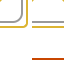
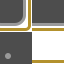
Comparing the layer stacks of the two 64x64 images. Changes:
added layer "Ellipse 1" above "Rectangle 2" over box(5, 53, 11, 59)
added layer "Rectangle 2" above "Rectangle 1" over box(0, 32, 32, 64)
added layer "Rectangle 1" above "Rounded Rectangle 3" over box(32, 0, 64, 23)
painted on "Rounded Rectangle 3" over box(0, 0, 26, 26)
painted on "Shape 2 copy 4" over box(32, 21, 64, 26)
painted on "Layer 2" over box(0, 0, 64, 64)
removed layer "Layer 1" from group "Group 1" over box(0, 0, 64, 26)
painted on "Shape 2 copy 2" over box(32, 58, 64, 63)
painted on "Shape 2 copy" over box(32, 26, 64, 31)
painted on "Rounded Rectangle 2" over box(0, 0, 31, 31)
